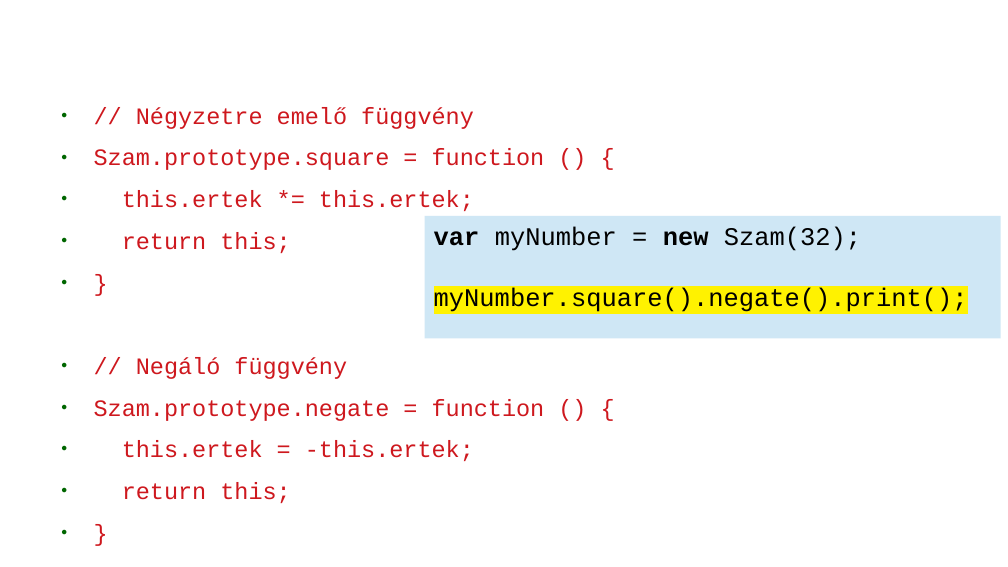
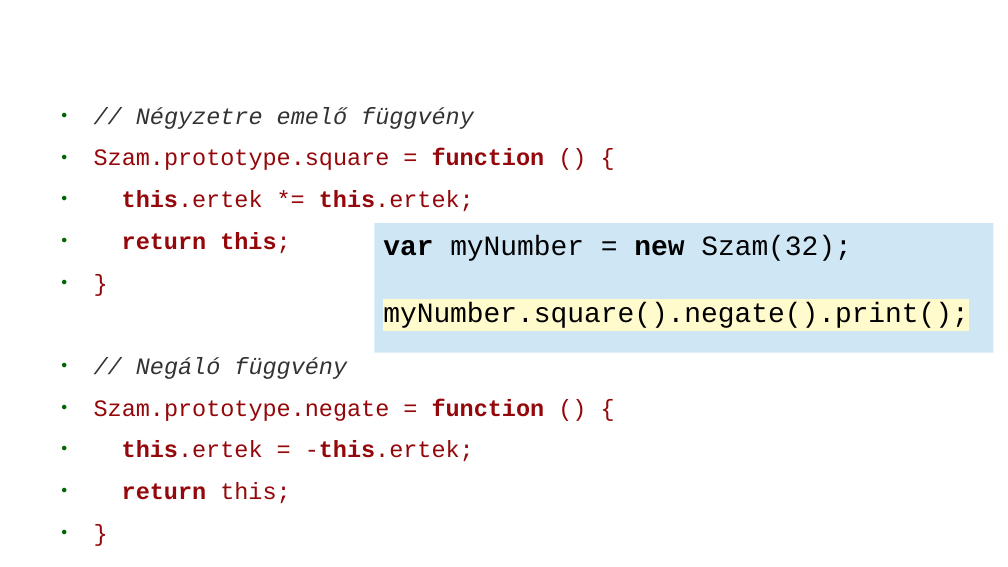
Before and after one commit to webandras/google_earth_engine_kutatas, a slide deck: slide 30 of google_earth_engine_gulacsi_andras_2018.odp (slide 26 before the commit). Drawn at 1008x567 pixels with LibreOffice and Linux fonts; fonts in the diff are those of the drawing; background and template pictures are left out. Boxes give left, top, right and bottom in pixels: in the first picture for what was removed or moved away, otherwise in the second. Text is boxed around its words. In the diff, an @@ line names an element or a change of style, - is before the commit and + after.

```diff
--- a/google_earth_engine_gulacsi_andras_2018.odp
+++ b/google_earth_engine_gulacsi_andras_2018.odp
@@ text "// Négyzetre emelő függvény" at (94, 107, 545, 503): text colour #CE181E to #333333, italic on in "// Négyzetre emelő függvény", "// Negáló függvény"; text colour #CE181E to #94070A in "Szam.prototype.square = function () {", "this.ertek *= this.ertek;", "return this;", "}" and 4 more places; bold on in "function", "this.ertek this.ertek;", "return this;", "function" and 2 more places @@
@@ rectangle "var myNumber = new Szam(32);": place and size @@
-rectangle "var myNumber = new Szam(32);" at (425, 216, 1002, 338)
+rectangle "var myNumber = new Szam(32);" at (374, 223, 993, 353)
@@ rectangle "var myNumber = new Szam(32);" at (374, 223, 993, 353): size 20 to 22 pt; highlight #FFF200 to #FFFBCC in "myNumber.square().negate().print();" @@
```
Also in this commit, not shown: 13 other slides changed, 14 slides added, 5 slides removed, 1 other file.
